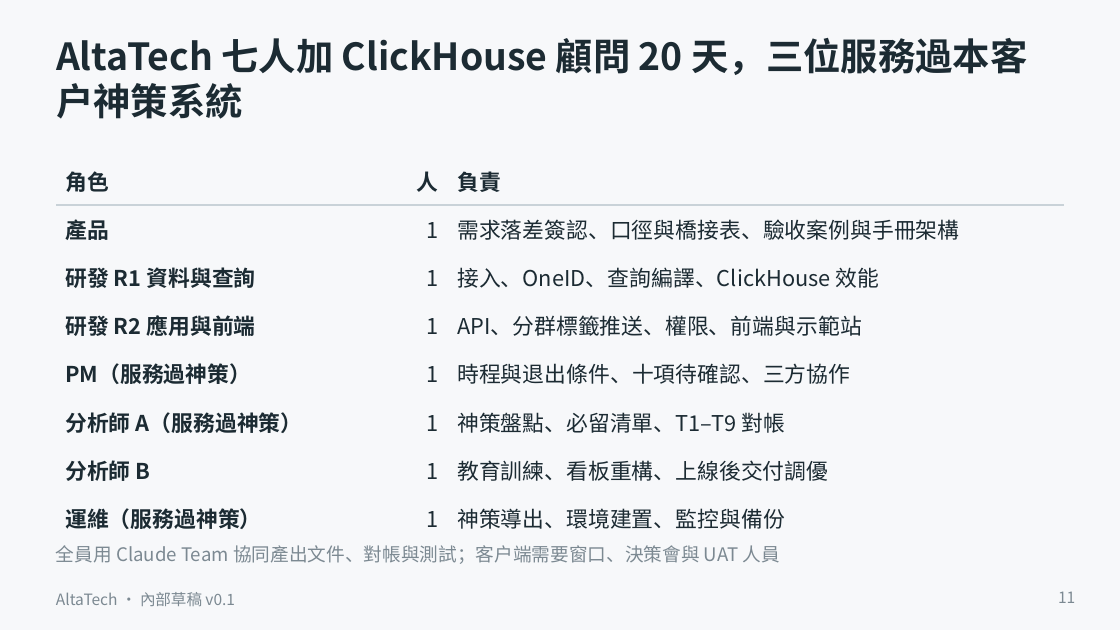
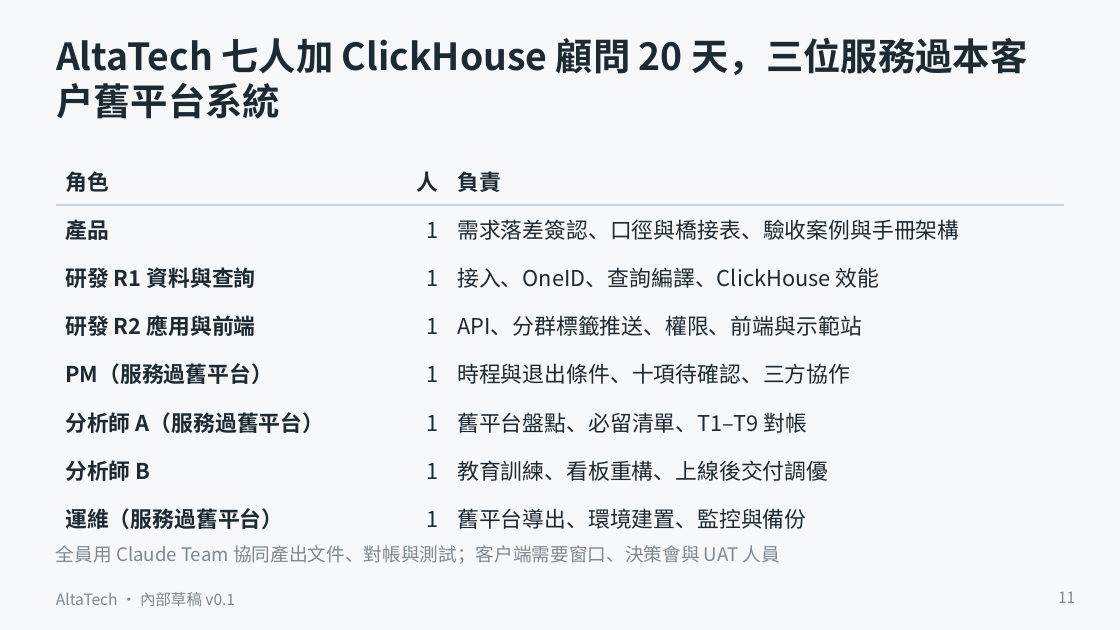
Before and after one commit to ALTA-TECH2025/altatech-dmp, a slide deck: slide 11 of docs/decks/sinopac-dmp-proposal-v0.1.pptx. Drawn at 1120x630 pixels with LibreOffice and Linux fonts; fonts in the diff are those of the drawing. Boxes give left, top, right and bottom in pixels: in the first picture for what was removed or moved away, otherwise in the second. Text is boxed around its words. In the diff, an @@ line names an element or a change of style, - is before the commit and + after.

Commit message:
文件：全部文件改用中性用語（舊平台、V 平台），六份文件改名
docs/01、05、22、28、29、37 檔名與內文、其餘文件、README／AGENTS／CLAUDE、架構圖 SVG 與提案簡報建置腳本：
客戶既有行為分析平台一律稱「舊平台」，比較對象稱「V 平台」（V-CDP／V-埋點分析／V-AB 測試），原廠文件連結改為「舊平台原廠文件」；
提案簡報 pptx 重新建置。

```diff
--- a/docs/decks/sinopac-dmp-proposal-v0.1.pptx
+++ b/docs/decks/sinopac-dmp-proposal-v0.1.pptx
@@ title at (56,38,1027,119): text changed @@
-AltaTech 七人加 ClickHouse 顧問 20 天，三位服務過本客戶神策系統
+AltaTech 七人加 ClickHouse 顧問 20 天，三位服務過本客戶舊平台系統
@@ table at (56,157,1064,533) @@
-row 5, column 1: PM（服務過神策）
+row 5, column 1: PM（服務過舊平台）
-row 6, column 1: 分析師 A（服務過神策）
+row 6, column 1: 分析師 A（服務過舊平台）
-row 6, column 3: 神策盤點、必留清單、T1–T9 對帳
+row 6, column 3: 舊平台盤點、必留清單、T1–T9 對帳
-row 8, column 1: 運維（服務過神策）
+row 8, column 1: 運維（服務過舊平台）
-row 8, column 3: 神策導出、環境建置、監控與備份
+row 8, column 3: 舊平台導出、環境建置、監控與備份
```
Also in this commit, not shown: 11 other slides changed, 40 other files.
